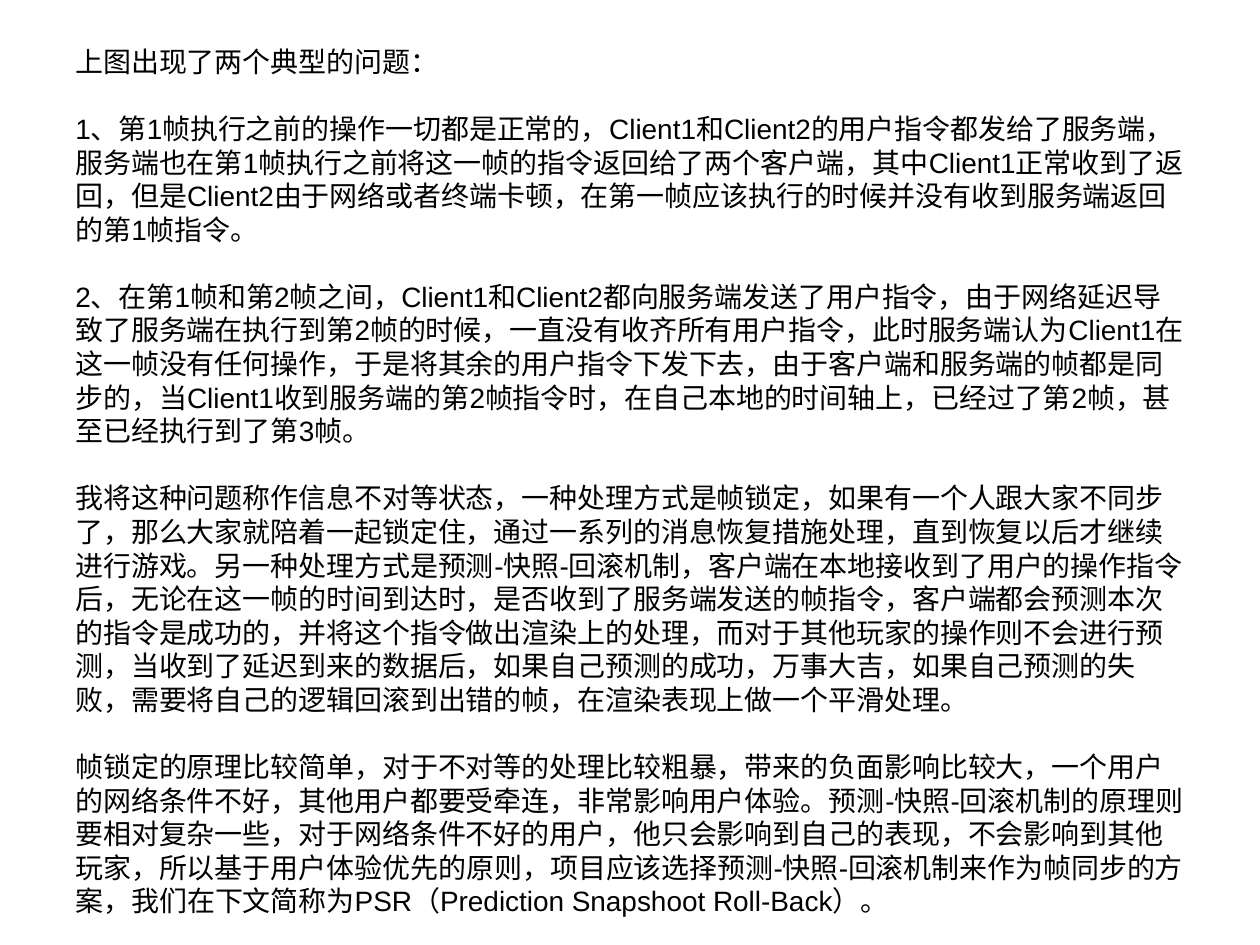
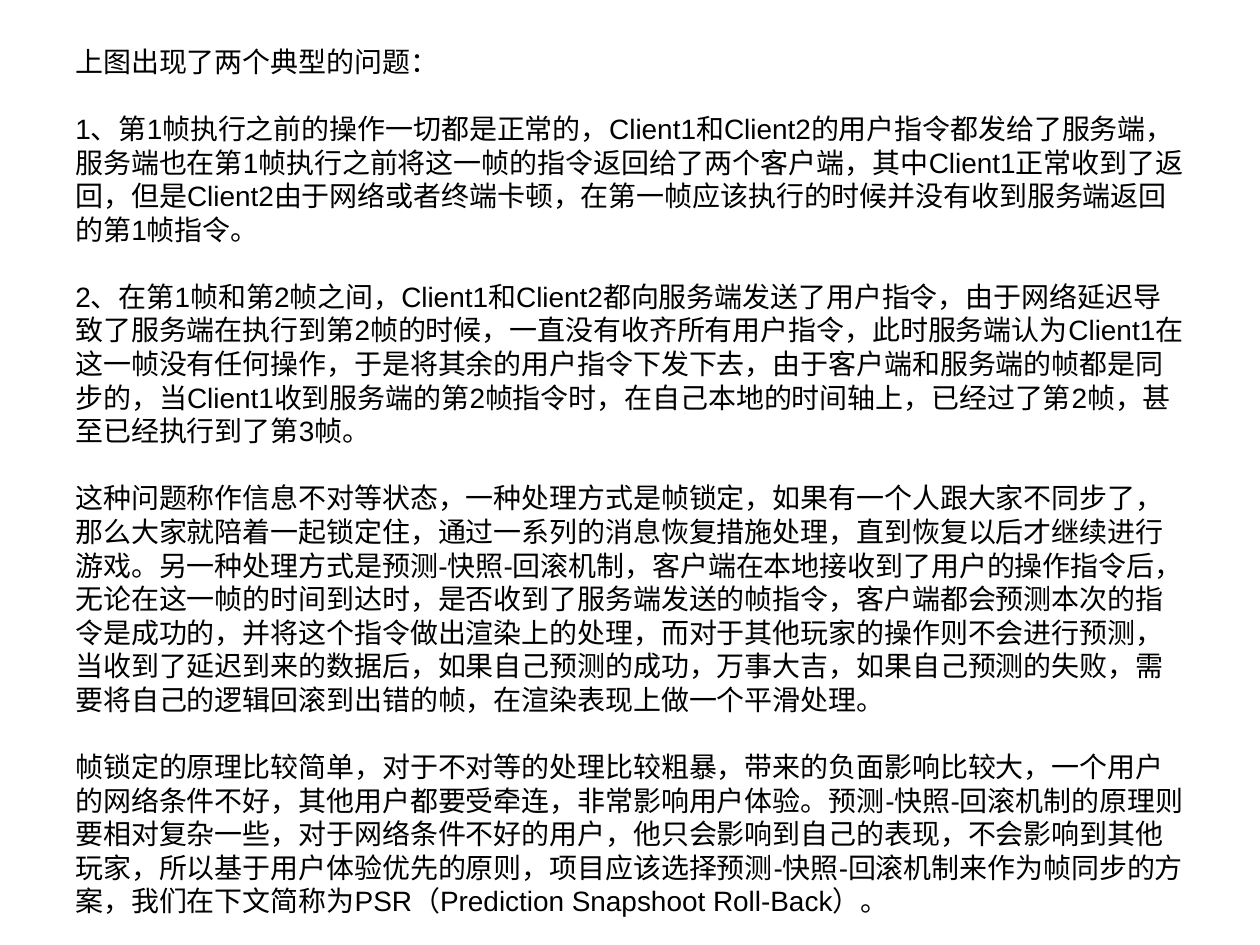
Before and after one commit to cyk88888888/LockStep-StateSynchronization, a slide deck: slide 5 of 浅析帧同步和状态同步.ppt. Drawn at 1260x945 pixels with LibreOffice and Linux fonts; fonts in the diff are those of the drawing. Boxes give left, top, right and bottom in pixels: in the first picture for what was removed or moved away, otherwise in the second. Text is boxed around its words. In the diff, an @@ line names an element or a change of style, - is before the commit and + after.

Commit message:
11

```diff
--- a/浅析帧同步和状态同步.ppt
+++ b/浅析帧同步和状态同步.ppt
@@ title at (75,48,1183,917): text changed @@
-上图出现了两个典型的问题：
-1、第1帧执行之前的操作一切都是正常的，Client1和Client2的用户指令都发给了服务端，服务端也在第1帧执行之前将这一帧的指令返回给了两个客户端，其中Client1正常收到了返回，但是Client2由于网络或者终端卡顿，在第一帧应该执行的时候并没有收到服务端返回的第1帧指令。
-2、在第1帧和第2帧之间，Client1和Client2都向服务端发送了用户指令，由于网络延迟导致了服务端在执行到第2帧的时候，一直没有收齐所有用户指令，此时服务端认为Client1在这一帧没有任何操作，于是将其余的用户指令下发下去，由于客户端和服务端的帧都是同步的，当Client1收到服务端的第2帧指令时，在自己本地的时间轴上，已经过了第2帧，甚至已经执行到了第3帧。
-我将这种问题称作信息不对等状态，一种处理方式是帧锁定，如果有一个人跟大家不同步了，那么大家就陪着一起锁定住，通过一系列的消息恢复措施处理，直到恢复以后才继续进行游戏。另一种处理方式是预测-快照-回滚机制，客户端在本地接收到了用户的操作指令后，无论在这一帧的时间到达时，是否收到了服务端发送的帧指令，客户端都会预测本次的指令是成功的，并将这个指令做出渲染上的处理，而对于其他玩家的操作则不会进行预测，当收到了延迟到来的数据后，如果自己预测的成功，万事大吉，如果自己预测的失败，需要将自己的逻辑回滚到出错的帧，在渲染表现上做一个平滑处理。
-帧锁定的原理比较简单，对于不对等的处理比较粗暴，带来的负面影响比较大，一个用户的网络条件不好，其他用户都要受牵连，非常影响用户体验。预测-快照-回滚机制的原理则要相对复杂一些，对于网络条件不好的用户，他只会影响到自己的表现，不会影响到其他玩家，所以基于用户体验优先的原则，项目应该选择预测-快照-回滚机制来作为帧同步的方案，我们在下文简称为PSR（Prediction Snapshoot Roll-Back）。
+上图出现了两个典型的问题：
+1、第1帧执行之前的操作一切都是正常的，Client1和Client2的用户指令都发给了服务端，服务端也在第1帧执行之前将这一帧的指令返回给了两个客户端，其中Client1正常收到了返回，但是Client2由于网络或者终端卡顿，在第一帧应该执行的时候并没有收到服务端返回的第1帧指令。
+2、在第1帧和第2帧之间，Client1和Client2都向服务端发送了用户指令，由于网络延迟导致了服务端在执行到第2帧的时候，一直没有收齐所有用户指令，此时服务端认为Client1在这一帧没有任何操作，于是将其余的用户指令下发下去，由于客户端和服务端的帧都是同步的，当Client1收到服务端的第2帧指令时，在自己本地的时间轴上，已经过了第2帧，甚至已经执行到了第3帧。
+这种问题称作信息不对等状态，一种处理方式是帧锁定，如果有一个人跟大家不同步了，那么大家就陪着一起锁定住，通过一系列的消息恢复措施处理，直到恢复以后才继续进行游戏。另一种处理方式是预测-快照-回滚机制，客户端在本地接收到了用户的操作指令后，无论在这一帧的时间到达时，是否收到了服务端发送的帧指令，客户端都会预测本次的指令是成功的，并将这个指令做出渲染上的处理，而对于其他玩家的操作则不会进行预测，当收到了延迟到来的数据后，如果自己预测的成功，万事大吉，如果自己预测的失败，需要将自己的逻辑回滚到出错的帧，在渲染表现上做一个平滑处理。
+帧锁定的原理比较简单，对于不对等的处理比较粗暴，带来的负面影响比较大，一个用户的网络条件不好，其他用户都要受牵连，非常影响用户体验。预测-快照-回滚机制的原理则要相对复杂一些，对于网络条件不好的用户，他只会影响到自己的表现，不会影响到其他玩家，所以基于用户体验优先的原则，项目应该选择预测-快照-回滚机制来作为帧同步的方案，我们在下文简称为PSR（Prediction Snapshoot Roll-Back）。
```
Also in this commit, not shown: 2 other slides changed.
